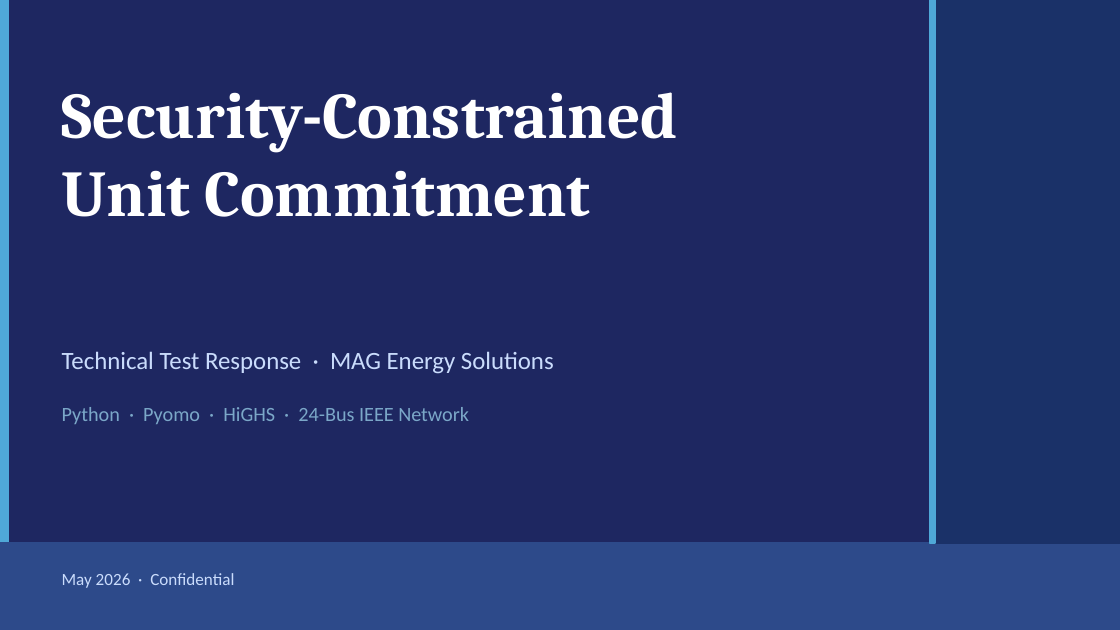
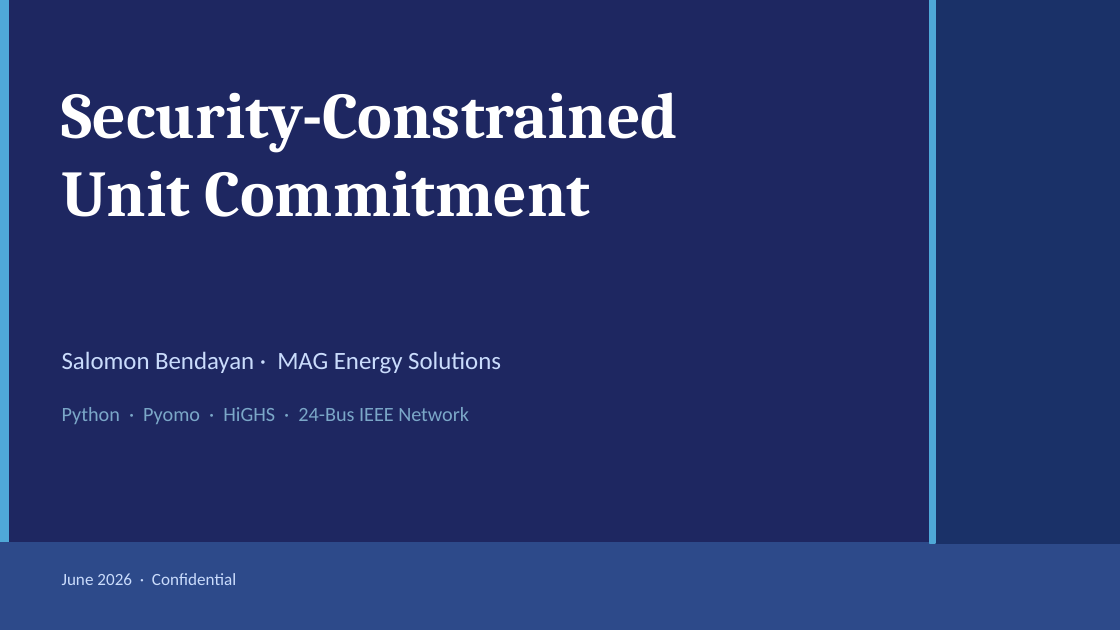
Before and after one commit to sb-at/chess_analyzer, a slide deck: slide 1 of TT/SCUC_Presentation.pptx. Drawn at 1120x630 pixels with LibreOffice and Linux fonts; fonts in the diff are those of the drawing. Boxes give left, top, right and bottom in pixels: in the first picture for what was removed or moved away, otherwise in the second. Text is boxed around its words. In the diff, an @@ line names an element or a change of style, - is before the commit and + after.

```diff
--- a/TT/SCUC_Presentation.pptx
+++ b/TT/SCUC_Presentation.pptx
@@ text at [62,351,501,374]: text changed @@
-Technical Test Response · MAG Energy Solutions
+Salomon Bendayan · MAG Energy Solutions
@@ text at [62,573,236,585]: text changed @@
-May 2026 · Confidential
+June 2026 · Confidential
```
Also in this commit, not shown: 8 other slides changed, 3 slides added, 1 slide removed.
